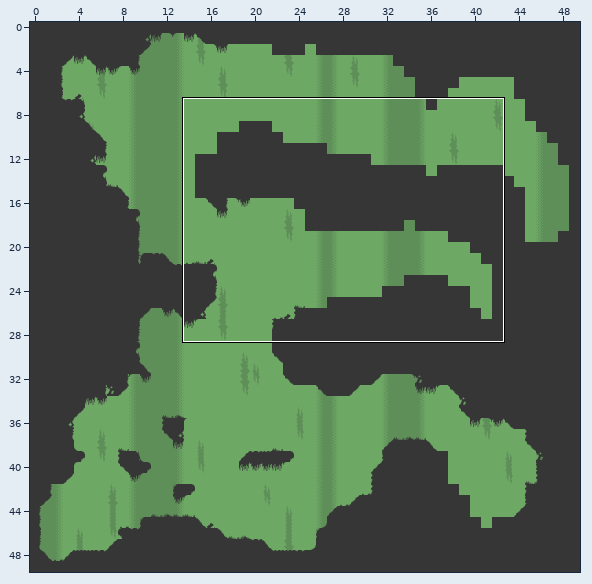
Tiled map, stored at levels/level.tmx. The picture above shows the old version from afar; the outline marks the close-up.
Close-up. The starting point:
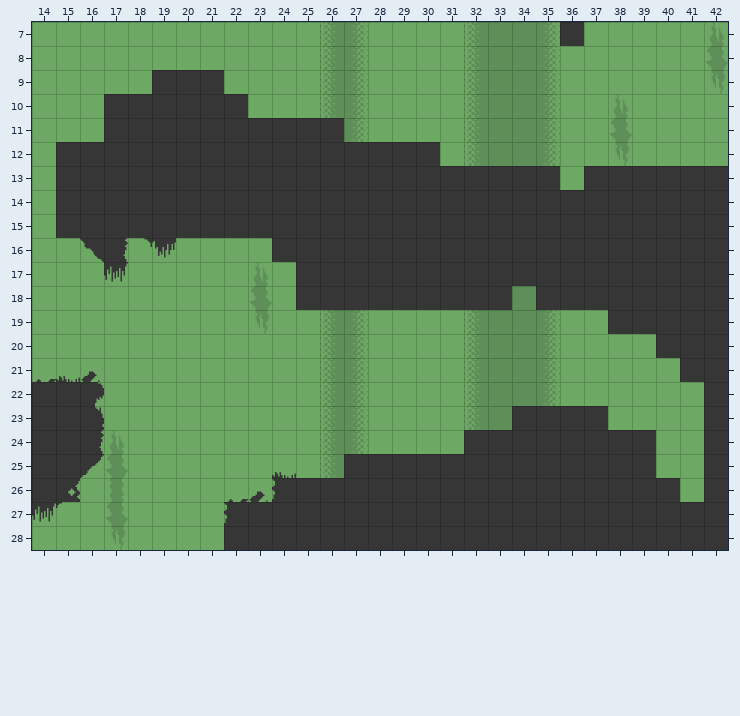
Cells are 32x32 px. Shown: x 14..42, y 7..28. The commit also changed other parts of the map, which this record leaves out.
Once edited:
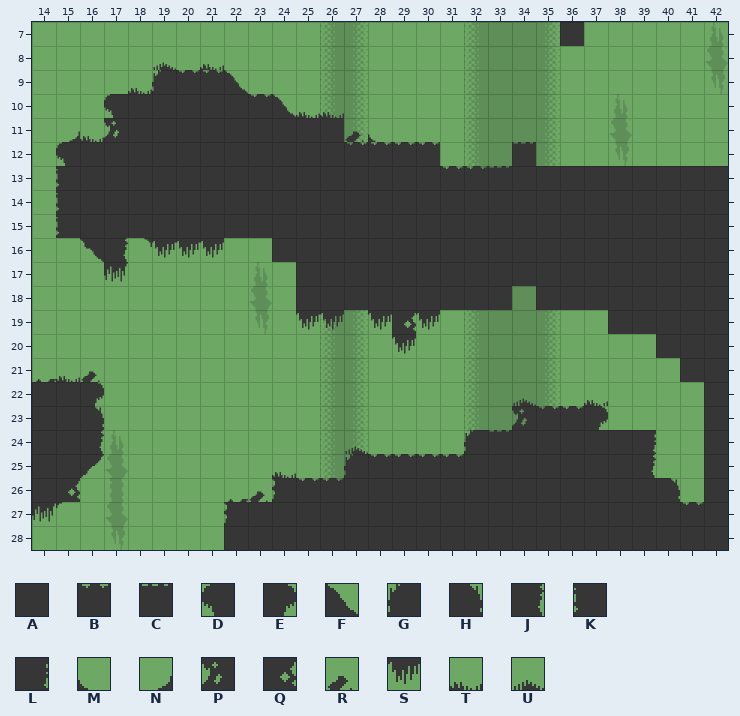
Key: from "mininicular": A 0, B 2, C 3, D 8, E 9, F 11, G 16, H 17, J 25, K 32, L 33, M 34, N 35, P 40, Q 41, R 42, S 48, T 50, U 51.
_ is an empty cell, . an unchanged one.
Difference:
--- layer "Foreground"
@@ x 15..36 @@
- 8 ...._._...............
- 9 ..._AAA_..............
-10 ..A.....____..........
-11 __A.........__........
-12 A...........AAAA..._..
-13 A...............AAA.._
-14 A.....................
-15 A.....................
-16 .....__...............
+ 8 ....U.T...............
+ 9 ...TGBBF..............
+10 ..D.....BFTT..........
+11 NTP.........RM........
+12 D...........BBBB...C..
+13 K...............BBC..A
+14 K.....................
+15 K.....................
+16 .....SS...............
@@ x 25..30 @@
-19 __.___
-20 ...._.
+19 SS.SQS
+20 ....S.
@@ x 25..41 @@
-22 ........._.._....
-23 .........AAAA....
-24 .._....AA.....A..
-25 ..AAAAA.......A..
-26 AA.............A.
-27 ................A
+22 .........U..T....
+23 .........PBBE....
+24 ..U....GC.....L..
+25 ..GBBBB.......J..
+26 BB.............H.
+27 ................B
Changed places in both close-ups, as pixel boxes (x1, y1, x2, y2):
changed: (56, 62, 536, 235)
added: (560, 166, 584, 190)
added: (176, 238, 224, 258)
added: (296, 310, 344, 330)
added: (368, 310, 440, 354)
changed: (299, 398, 608, 481)
changed: (651, 434, 703, 505)
